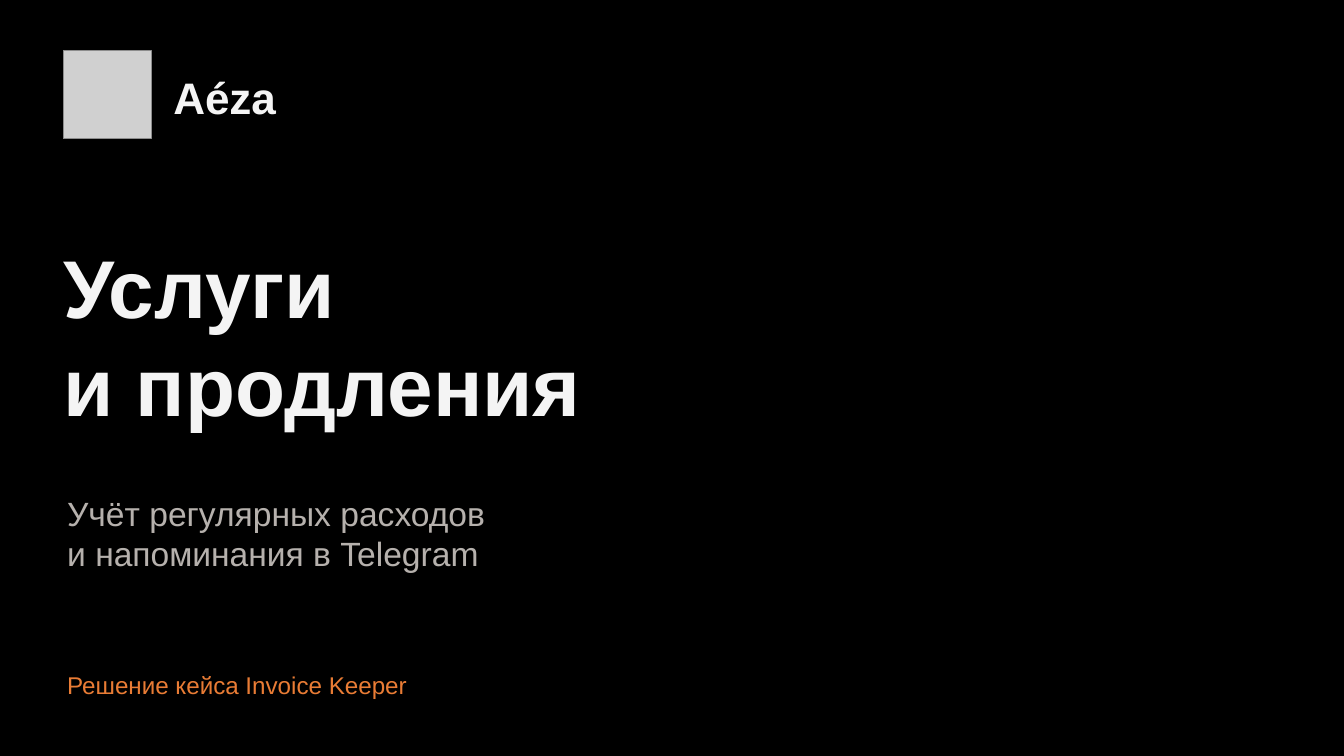
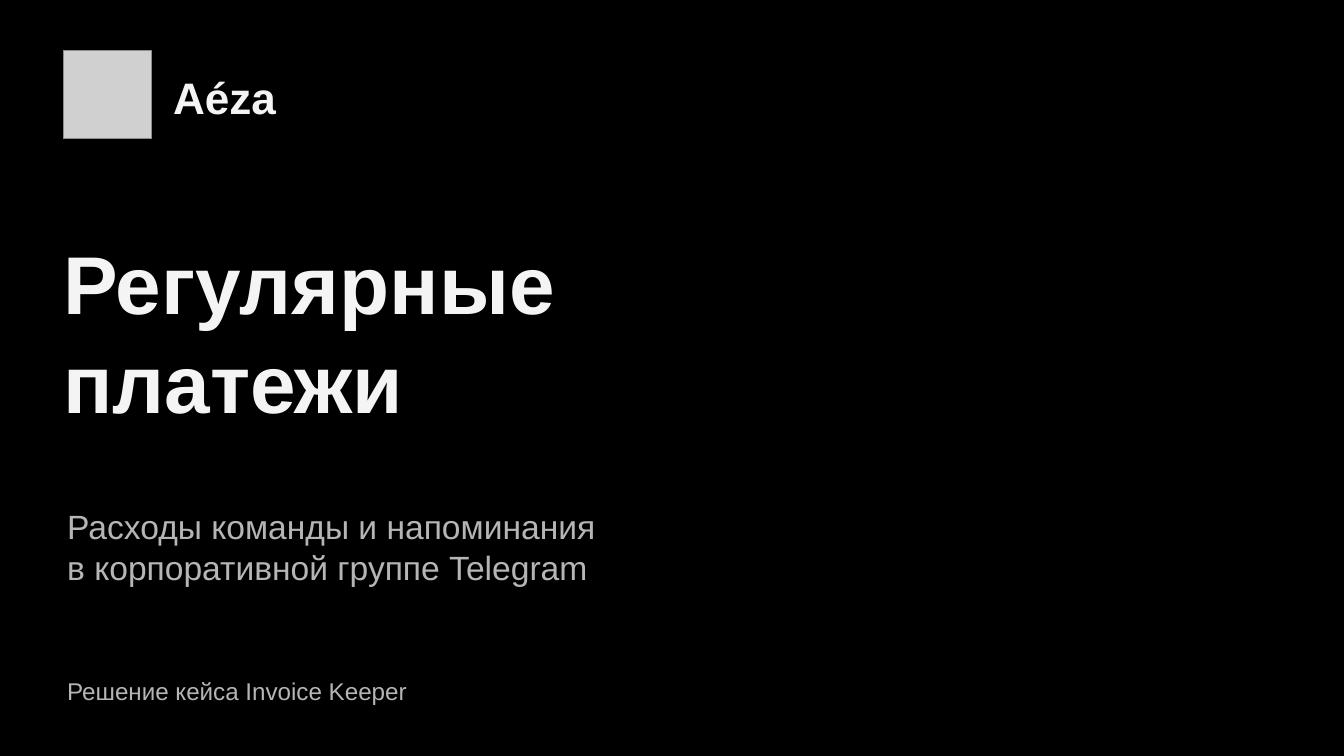
Before and after one commit to MadSparr0w0/aeza-renewals, a slide deck: slide 1 of deliverables/Rex_aeza_InvoiceKeeper.pptx. Drawn at 1344x756 pixels with LibreOffice and Linux fonts; fonts in the diff are those of the drawing; grey boxes stand for pictures. Boxes give left, top, right and bottom in pixels: in the first picture for what was removed or moved away, otherwise in the second. Text is boxed around its words. In the diff, an @@ line names an element or a change of style, - is before the commit and + after.

```diff
--- a/deliverables/Rex_aeza_InvoiceKeeper.pptx
+++ b/deliverables/Rex_aeza_InvoiceKeeper.pptx
@@ text at bbox=[63, 257, 555, 414]: text changed @@
-Услуги
-и продления
+Регулярные
+платежи
@@ text at bbox=[67, 516, 596, 587]: text changed; text colour #B6B1AD to #B5B5B5 @@
-Учёт регулярных расходов
-и напоминания в Telegram
+Расходы команды и напоминания
+в корпоративной группе Telegram
@@ text "Решение кейса Invoice Keeper" at bbox=[67, 682, 407, 705]: text colour #E97C35 to #B5B5B5 @@
```
Also in this commit, not shown: 6 other slides changed, 8 slides added, 8 slides removed, 9 other files.
